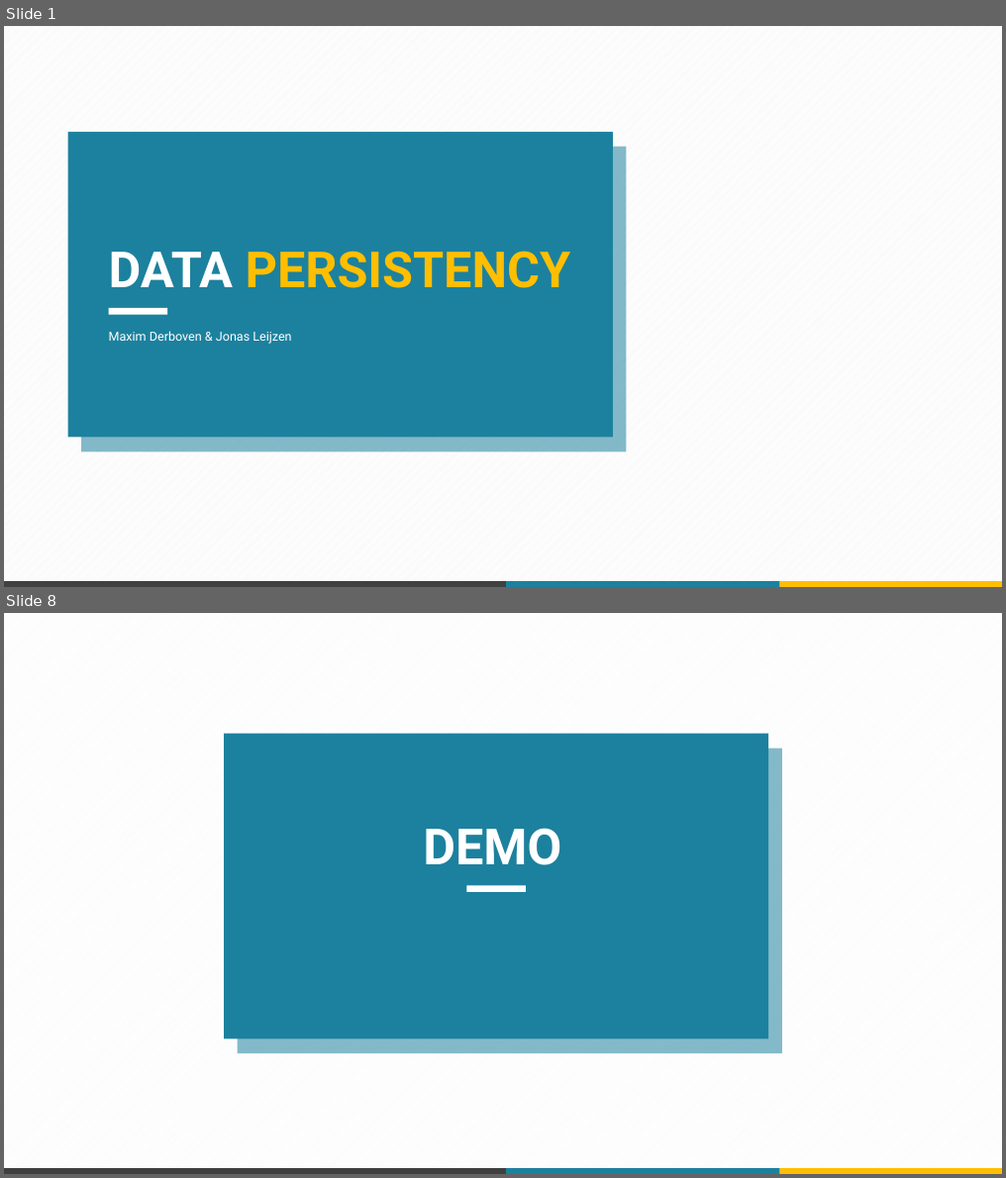
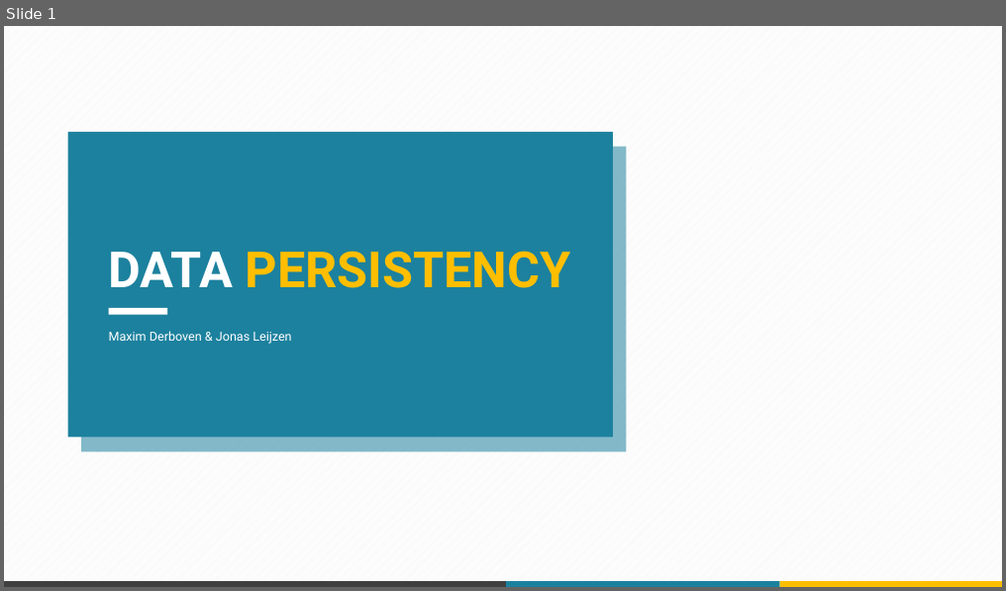
Before and after one commit to maximderboven/datawarehouse, a slide deck: Presentatie.pptx. Shown one above the other, each under a label of ours: slides 1 and 8 before the commit, slide 1 after it; the slides between them are not shown. The pictures are 1006x1178 and 1006x591 pixels, drawn with LibreOffice and Linux fonts; fonts in the diff are those of the drawing. Boxes give left, top, right and bottom in pixels: in the first picture for what was removed or moved away, otherwise in the second. Text is boxed around its words. In the diff, an @@ line names an element or a change of style, - is before the commit and + after.

```diff
--- a/Presentatie.pptx
+++ b/Presentatie.pptx
@@ slide 8 removed at bbox=[4, 613, 1002, 1174], background pattern #F7F7F7 on #FFFFFF @@
@@ rectangle removed at bbox=[224, 734, 769, 1039] @@
@@ rectangle removed at bbox=[238, 749, 782, 1054] @@
@@ text removed at bbox=[423, 828, 561, 865] @@
-DEMO
@@ rectangle removed at bbox=[466, 885, 526, 892] @@
@@ rectangle removed at bbox=[4, 1168, 506, 1174] @@
@@ rectangle removed at bbox=[503, 1168, 780, 1174] @@
@@ rectangle removed at bbox=[780, 1168, 1002, 1174] @@
```
Also in this commit, not shown: 6 slides changed.
